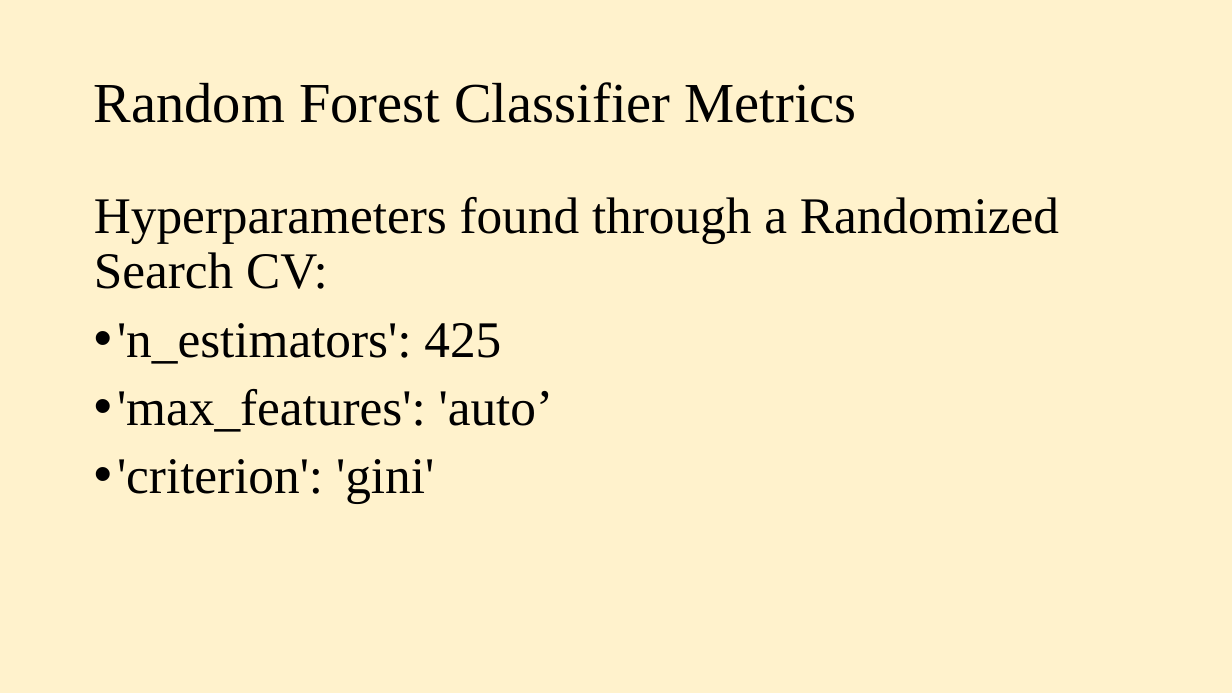
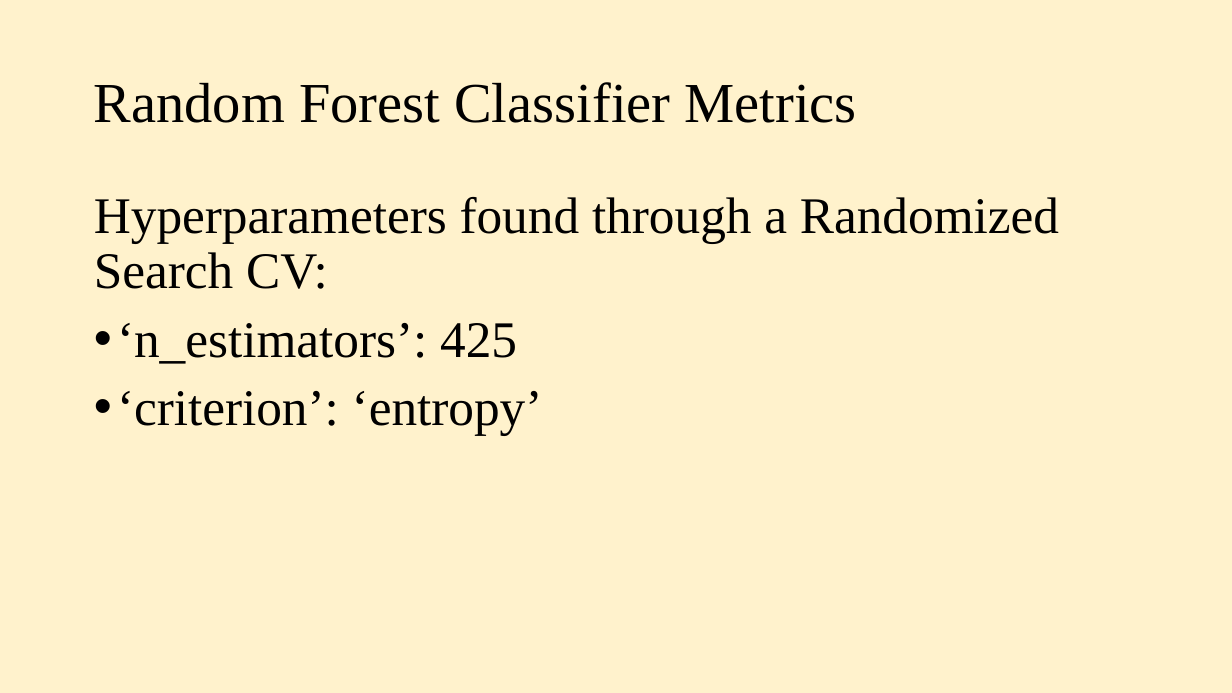
Before and after one commit to liyueling13/Predicting-RDU-Delays-and-Cancellations, a slide deck: slide 15 of Reports/Final Slides.pptx. Drawn at 1232x693 pixels with LibreOffice and Linux fonts; fonts in the diff are those of the drawing. Boxes give left, top, right and bottom in pixels: in the first picture for what was removed or moved away, otherwise in the second. Text is boxed around its words. In the diff, an @@ line names an element or a change of style, - is before the commit and + after.

```diff
--- a/Reports/Final Slides.pptx
+++ b/Reports/Final Slides.pptx
@@ text at <box>117,323,543,436</box>: text changed @@
-• 'n_estimators': 425
-• 'max_features': 'auto’
-• 'criterion': 'gini'
+• ‘n_estimators’: 425
+• ‘criterion’: ‘entropy’
```
Also in this commit, not shown: 1 other slide changed, 2 other files.
